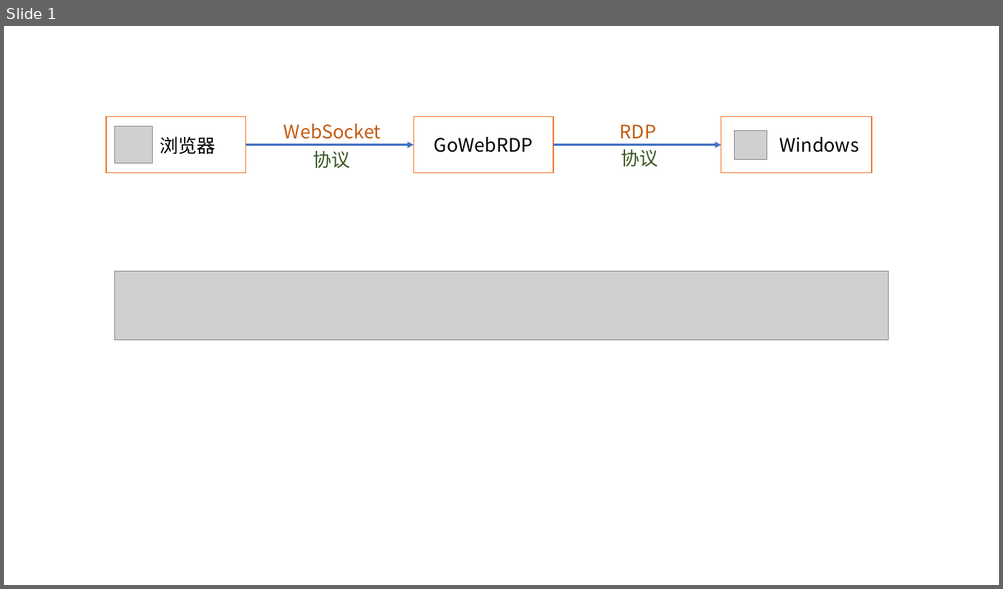
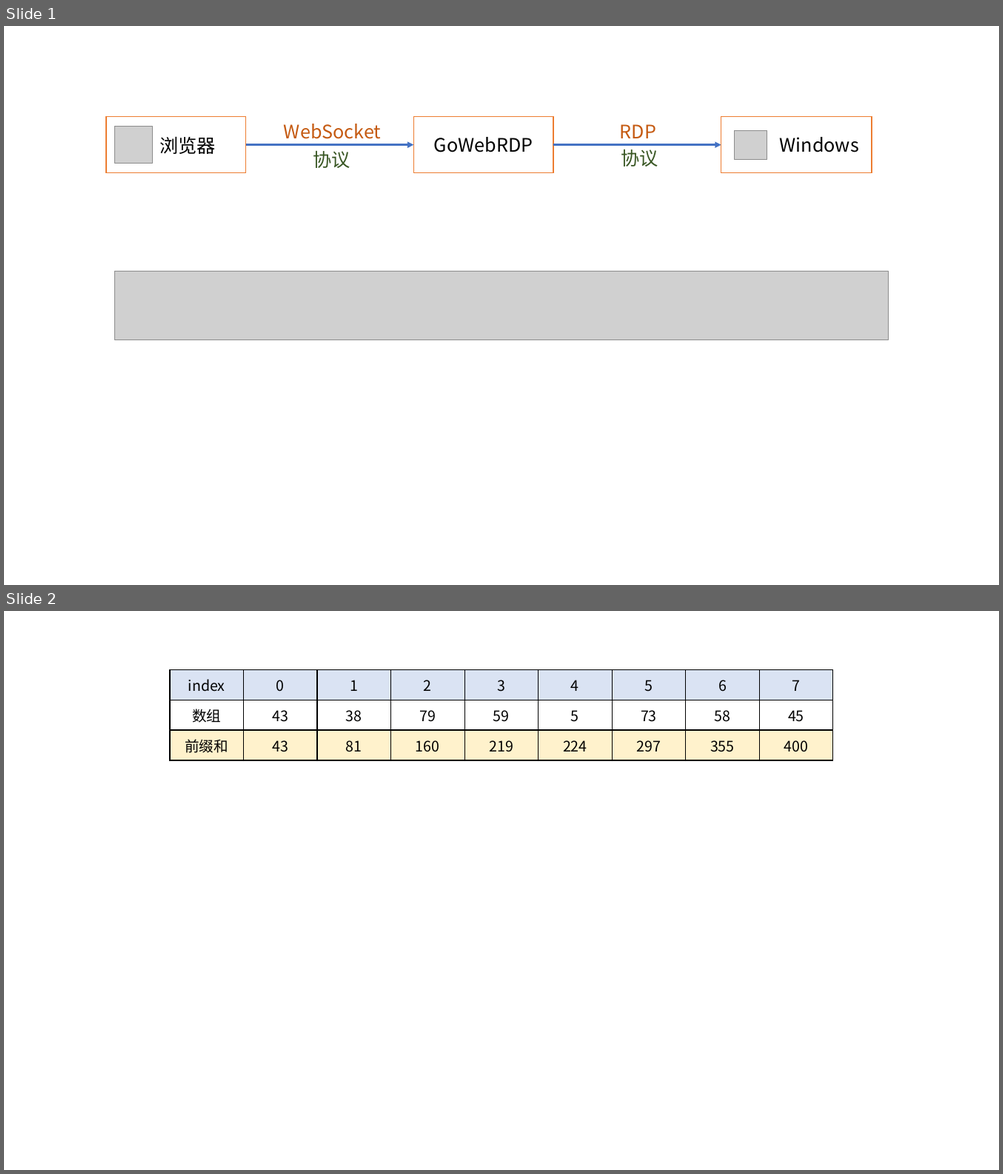
Before and after one commit to xksec/www.xksec.com, a slide deck: static/ppt/pics.pptx. Shown one above the other, each under a label of ours: slide 1 before the commit, slides 1 and 2 after it. The pictures are 1003x589 and 1003x1174 pixels, drawn with LibreOffice and Linux fonts; fonts in the diff are those of the drawing; grey boxes stand for pictures. Boxes give left, top, right and bottom in pixels: in the first picture for what was removed or moved away, otherwise in the second. Text is boxed around its words. In the diff, an @@ line names an element or a change of style, - is before the commit and + after.

```diff
--- a/static/ppt/pics.pptx
+++ b/static/ppt/pics.pptx
@@ slide 2 added at [4,611,999,1170], background #FFFFFF @@
@@ table added at [170,670,834,761], 3 rows, 9 columns @@
+index | 0 | 1 | 2 | 3 | 4 | 5 | 6 | 7
+数组 | 43 | 38 | 79 | 59 | 5 | 73 | 58 | 45
+前缀和 | 43 | 81 | 160 | 219 | 224 | 297 | 355 | 400
```
Also in this commit, not shown: 1 other slide added, 4 other files.
